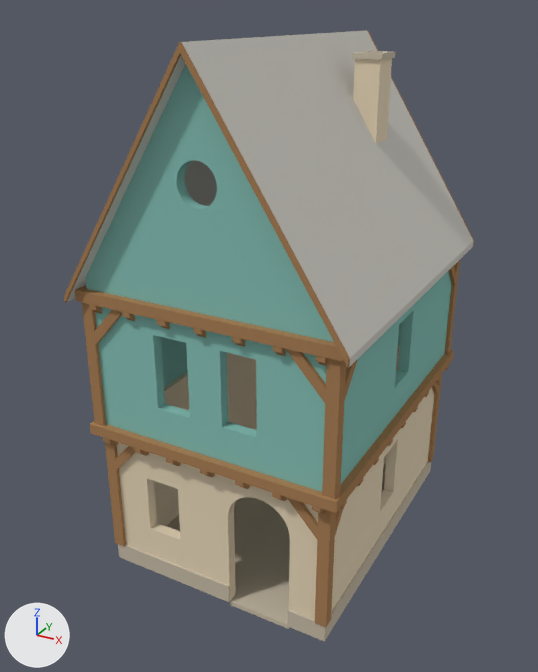
Before and after pictures for a commit that changed the Blender file output/casa_de_la_espiga/Casa-de-la-Espiga.blend.
Both versions are drawn from a camera (50 mm lens) standing at (5.39, -10.57, 8.87) and looking at (-0.22, -0.35, 3.76). Lighting does not change. The marker at lower left points along +X, +Y and +Z. The older version comes first.

The first picture shows 'Alero · Frente', 'Chimenea', 'Derecha · alta', 'Derecha · baja', 'Entrepiso · Frente', 'Faldón · derecho', 'Faldón · izquierdo', 'Frente · alta', 'Frente · baja', 'Izquierda · baja', 'Piso interior · planta baja', 'Poste · 2.002' and 38 more.
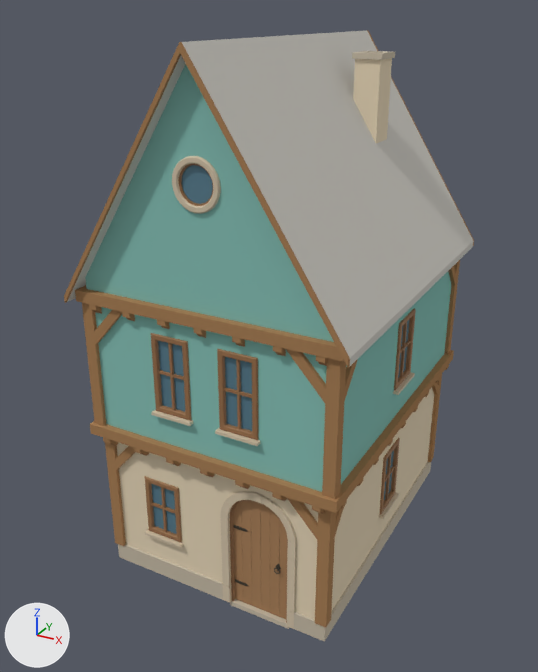
Commit message: Añadir la puerta y las ventanas de la Casa de la Espiga

Where the change shows, as pixel boxes [x1, y1, x2, y2] in the pictures (538 x 672 px):
'Puerta · hoja y herrajes', added (brown)
    after: [233, 500, 287, 619]
    faces in mat_vanos___hoja_de_roble (brown #aa8057): [233, 500, 287, 619]
'Ventana · frente alta derecha', added
    after: [215, 349, 260, 446]
    faces in mat_vanos___roble (brown #976e48): [217, 349, 258, 440]
    faces in mat_vanos___vidrio_azul_gris (blue #5b8295): [225, 357, 252, 431]
    faces in mat_vanos___piedra_caliza (beige #d4c4a9): [215, 428, 260, 446]
'Ventana · frente alta izquierda', added
    after: [151, 333, 193, 426]
    faces in mat_vanos___roble (brown #976e48): [151, 333, 191, 421]
    faces in mat_vanos___vidrio_azul_gris (blue #5b8295): [158, 341, 185, 412]
    faces in mat_vanos___piedra_caliza (beige #d4c4a9): [151, 410, 193, 426]
'Puerta · cerco de arco', added
    after: [220, 491, 296, 629]
    faces in mat_vanos___piedra_caliza (beige #d4c4a9): [220, 491, 296, 629]
    faces in mat_vanos___roble (brown #976e48): [230, 500, 288, 623]
'Óculo · frente', added
    after: [172, 156, 221, 214]
    faces in mat_vanos___piedra_caliza (beige #d4c4a9): [172, 156, 221, 214]
    faces in mat_vanos___vidrio_azul_gris (blue #5b8295): [181, 165, 213, 204]
    faces in mat_vanos___roble (brown #976e48): [179, 164, 213, 206]
'Ventana · frente baja', added
    after: [145, 476, 184, 548]
    faces in mat_vanos___roble (brown #976e48): [145, 476, 182, 543]
    faces in mat_vanos___vidrio_azul_gris (blue #5b8295): [151, 484, 177, 534]
    faces in mat_vanos___piedra_caliza (beige #d4c4a9): [145, 529, 184, 548]
'Ventana · derecha alta', added
    after: [393, 308, 416, 395]
    faces in mat_vanos___roble (brown #976e48): [394, 308, 416, 390]
    faces in mat_vanos___vidrio_azul_gris (blue #5b8295): [398, 319, 410, 378]
    faces in mat_vanos___piedra_caliza (beige #d4c4a9): [393, 372, 415, 395]
'Ventana · derecha baja', added
    after: [379, 438, 400, 519]
    faces in mat_vanos___roble (brown #976e48): [380, 438, 400, 515]
    faces in mat_vanos___piedra_caliza (beige #d4c4a9): [379, 492, 399, 519]
    faces in mat_vanos___vidrio_azul_gris (blue #5b8295): [384, 450, 394, 500]
'Piso interior · planta baja', unchanged, covered by the edit
    before: [167, 464, 386, 629]
    after: [230, 599, 290, 629]
'Izquierda · baja', unchanged, covered by the edit
    before: [154, 353, 257, 526]

The change, as a list of edits to the scene's bpy script:
```text
Add ob_puerta___hoja_y_herrajes:
    ob_puerta___hoja_y_herrajes = bpy.data.objects.new('Puerta · hoja y herrajes', me_puerta___hoja_y_herrajes)  # 278 vertices, 209 faces; spans x 0.0..0.99, y -0.05..0.05, z 0.01..2.15; in mat_vanos___roble (brown #976e48), mat_vanos___hoja_de_roble (brown #aa8057), mat_vanos___hierro_oscuro (brown #554f45)
    ob_puerta___hoja_y_herrajes.location = (0.32, -2.51, 0.0)
Add ob_puerta___cerco_de_arco:
    ob_puerta___cerco_de_arco = bpy.data.objects.new('Puerta · cerco de arco', me_puerta___cerco_de_arco)  # 396 vertices, 328 faces; spans x -0.65..0.65, y -0.05..0.12, z 0.0..2.32; in mat_vanos___piedra_caliza (beige #d4c4a9), mat_vanos___roble (brown #976e48)
    ob_puerta___cerco_de_arco.location = (0.82, -2.59, 0.0)
Add ob_óculo___frente:
    ob_óculo___frente = bpy.data.objects.new('Óculo · frente', me_óculo___frente)  # 520 vertices, 482 faces; spans x -0.366..0.366, y -0.043..0.046, z -0.366..0.366; in mat_vanos___piedra_caliza (beige #d4c4a9), mat_vanos___roble (brown #976e48), mat_vanos___vidrio_azul_gris (blue #5b8295)
    ob_óculo___frente.location = (0.0, -2.68, 6.81)
Add ob_ventana___derecha_alta:
    ob_ventana___derecha_alta = bpy.data.objects.new('Ventana · derecha alta', me_ventana___derecha_alta)  # 64 vertices, 54 faces; spans x -0.39..0.39, y -0.092..0.055, z -0.076..1.128; in mat_vanos___roble (brown #976e48), mat_vanos___vidrio_azul_gris (blue #5b8295), mat_vanos___piedra_caliza (beige #d4c4a9)
    ob_ventana___derecha_alta.location = (2.05, 0.0, 3.33)
    ob_ventana___derecha_alta.rotation_euler = (0.0, 0.0, 1.571)  # degrees (0, 0, 90)
Add ob_ventana___derecha_baja:
    ob_ventana___derecha_baja = bpy.data.objects.new('Ventana · derecha baja', me_ventana___derecha_baja)  # 64 vertices, 54 faces; spans x -0.39..0.39, y -0.092..0.055, z -0.076..1.128; in mat_vanos___roble (brown #976e48), mat_vanos___vidrio_azul_gris (blue #5b8295), mat_vanos___piedra_caliza (beige #d4c4a9)
    ob_ventana___derecha_baja.location = (1.96, 0.0, 0.89)
    ob_ventana___derecha_baja.rotation_euler = (0.0, 0.0, 1.571)  # degrees (0, 0, 90)
Add ob_ventana___frente_alta_derecha:
    ob_ventana___frente_alta_derecha = bpy.data.objects.new('Ventana · frente alta derecha', me_ventana___frente_alta_derecha)  # 64 vertices, 54 faces; spans x -0.35..0.35, y -0.092..0.055, z -0.076..1.248; in mat_vanos___roble (brown #976e48), mat_vanos___vidrio_azul_gris (blue #5b8295), mat_vanos___piedra_caliza (beige #d4c4a9)
    ob_ventana___frente_alta_derecha.location = (0.57, -2.68, 3.32)
Add ob_ventana___frente_alta_izquierda:
    ob_ventana___frente_alta_izquierda = bpy.data.objects.new('Ventana · frente alta izquierda', me_ventana___frente_alta_izquierda)  # 64 vertices, 54 faces; spans x -0.35..0.35, y -0.092..0.055, z -0.076..1.248; in mat_vanos___roble (brown #976e48), mat_vanos___vidrio_azul_gris (blue #5b8295), mat_vanos___piedra_caliza (beige #d4c4a9)
    ob_ventana___frente_alta_izquierda.location = (-0.57, -2.68, 3.32)
Add ob_ventana___frente_baja:
    ob_ventana___frente_baja = bpy.data.objects.new('Ventana · frente baja', me_ventana___frente_baja)  # 64 vertices, 54 faces; spans x -0.365..0.365, y -0.092..0.055, z -0.076..1.038; in mat_vanos___roble (brown #976e48), mat_vanos___vidrio_azul_gris (blue #5b8295), mat_vanos___piedra_caliza (beige #d4c4a9)
    ob_ventana___frente_baja.location = (-0.95, -2.59, 0.87)
```
